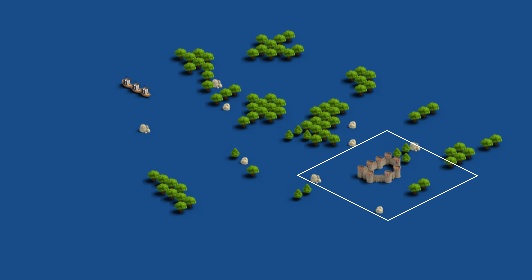
Tiled map: data/levels/Level_2.tmx. The first picture is a wide view before the edit; the outline marks the close-up.
Close-up. Earlier state:
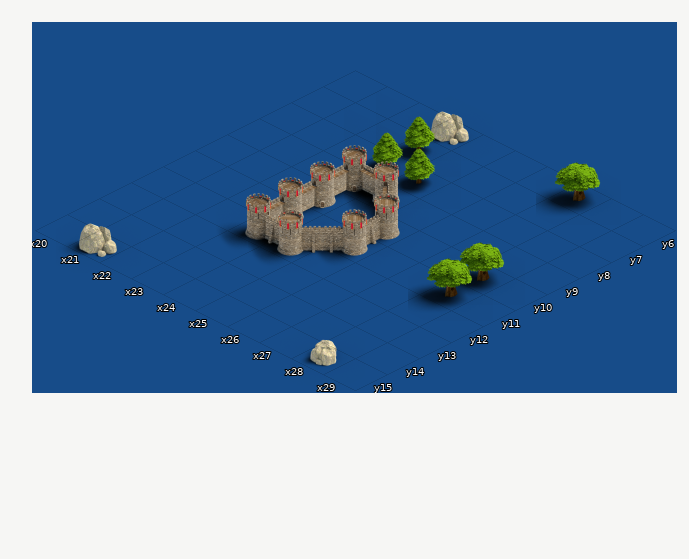
Cells are 192x96 px. Isometric: x runs down to the right, y down to the left. Shown: x 20..29, y 6..15. Not drawn, because the pictures are missing: unchanged layer "Ground".
Once edited:
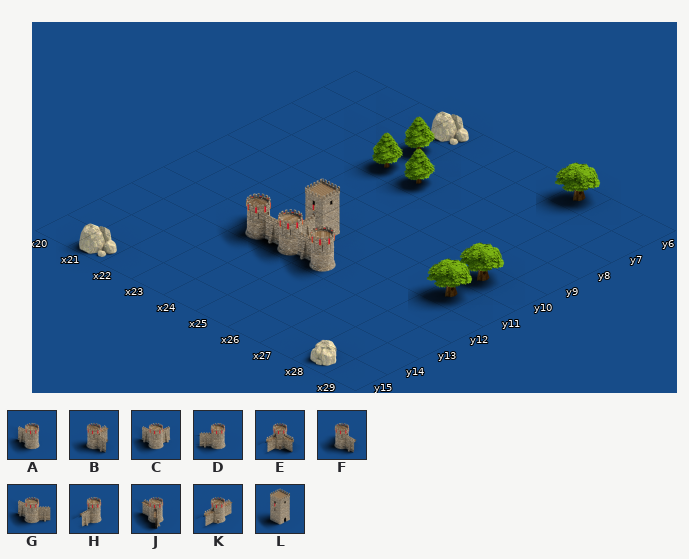
Key: from "CastleTower_0_A": A 3 "45_3", B 8 "_90_0", C 10 "90_2", D 11 "_90_3", E 14 "_90_6", F 16 "135_0", G 17 "_135_1", H 19 "_135_3", J 20 "_135_4", K 30 "_180_6"; from "town_1": L 6 "A_EE_6".
_ is an empty cell.
Difference:
Layer "Decors":
y 9: x 23..24 EJ -> __
y 10: x 23 K -> _; x 25 H -> _
y 11: x 23..25 K_D -> _L_
y 12: x 23..25 BG_ -> FCA
